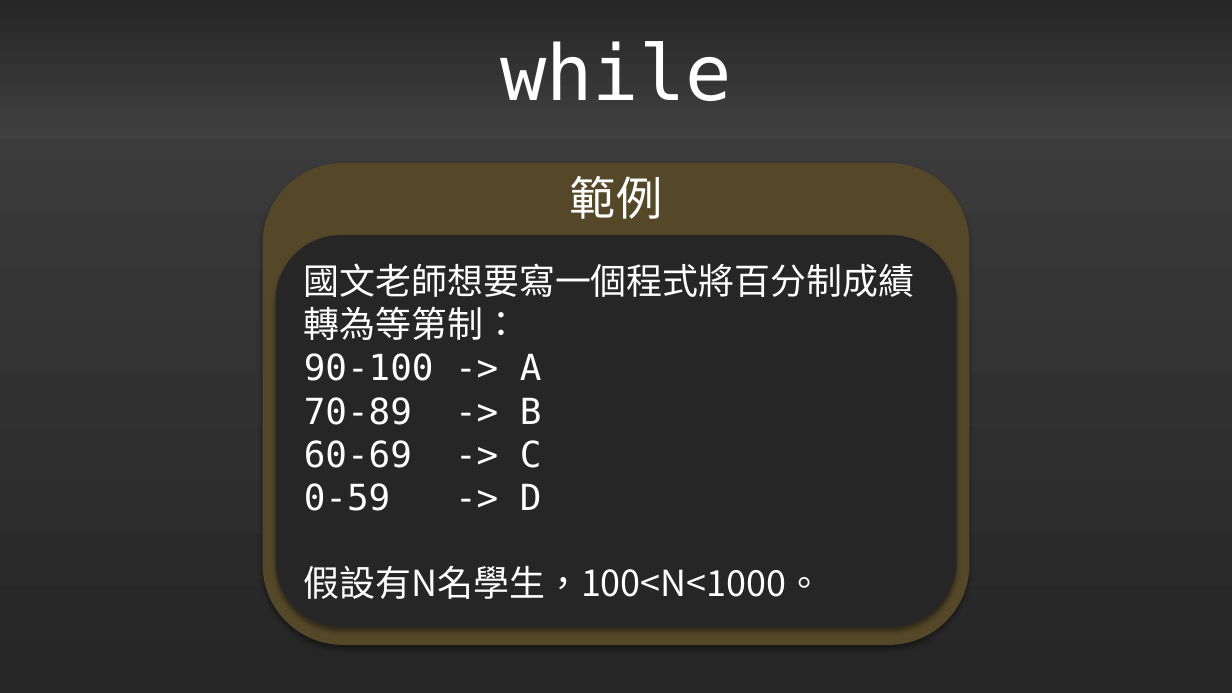
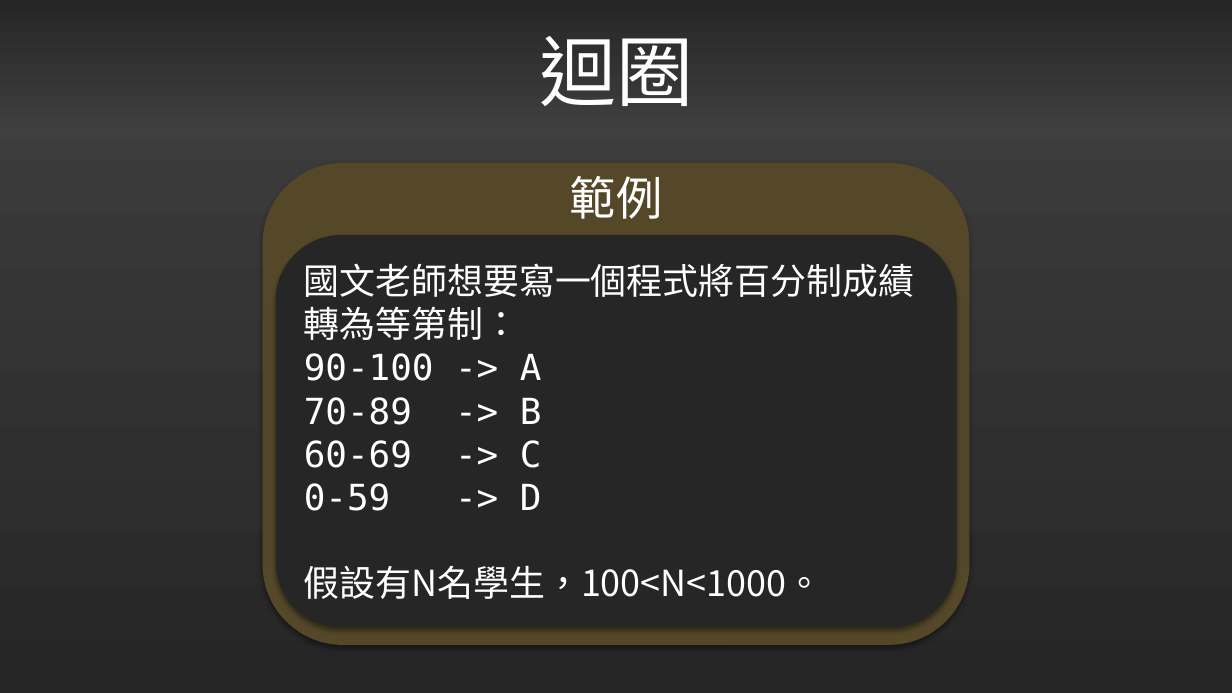
Before and after one commit to liuutin9/liuutin9.github.io, a slide deck: slide 55 of Shared-Files/電機營C語言Day2.pptx. Drawn at 1232x693 pixels with LibreOffice and Linux fonts; fonts in the diff are those of the drawing. Boxes give left, top, right and bottom in pixels: in the first picture for what was removed or moved away, otherwise in the second. Text is boxed around its words. In the diff, an @@ line names an element or a change of style, - is before the commit and + after.

```diff
--- a/Shared-Files/電機營C語言Day2.pptx
+++ b/Shared-Files/電機營C語言Day2.pptx
@@ text at (539, 36, 693, 106): text changed; font DejaVu Sans Mono to Noto Sans CJK SC @@
-while
+迴圈
```
Also in this commit, not shown: 29 other slides changed, 24 slides added, 15 slides removed.
